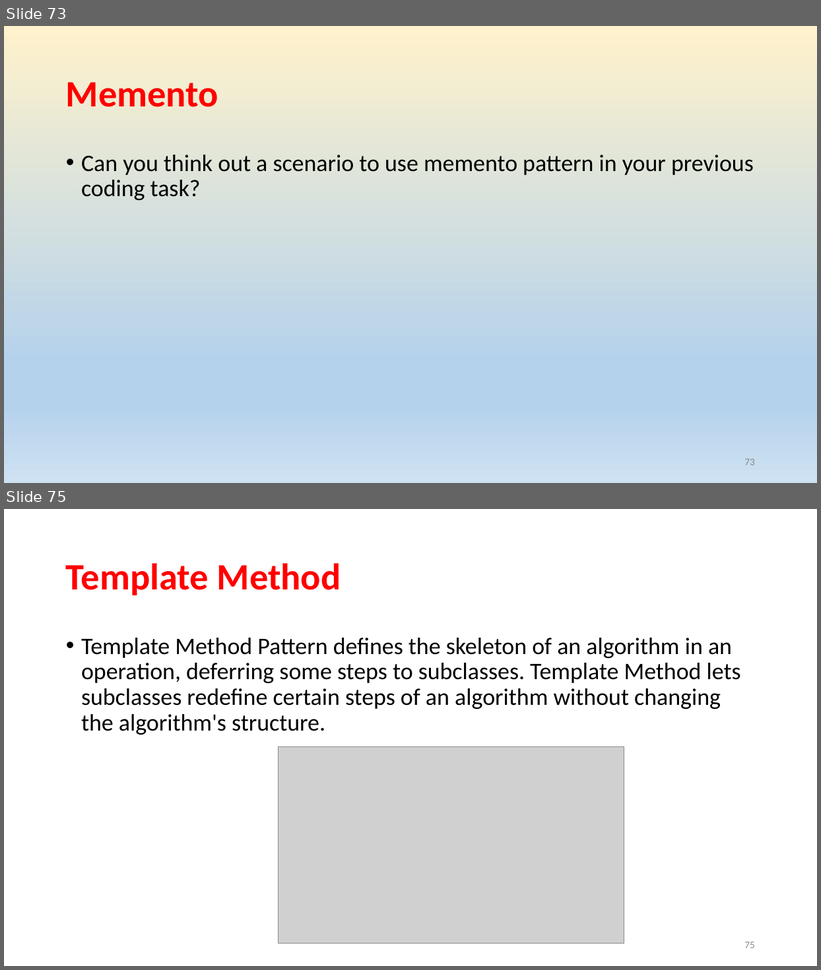
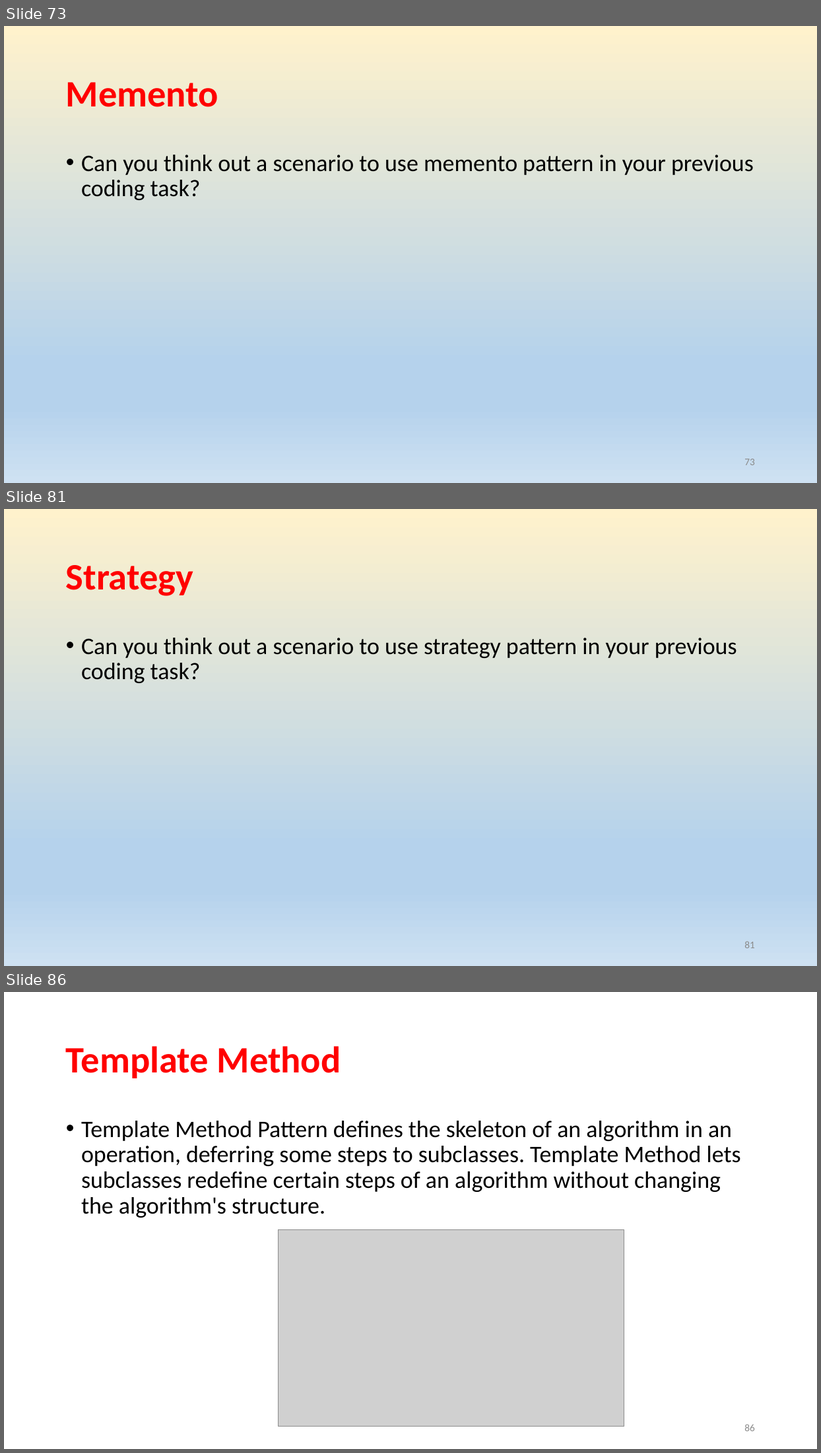
Before and after one commit to rainyheart/bjc-protoss-design_patten-demo, a slide deck: ppt/Design Patterns.pptx. Shown one above the other, each under a label of ours: slides 73 and 75 before the commit, slides 73, 81 and 86 after it; the slides between them are not shown. The pictures are 821x970 and 821x1453 pixels, drawn with LibreOffice and Linux fonts; fonts in the diff are those of the drawing; grey boxes stand for pictures. Boxes give left, top, right and bottom in pixels: in the first picture for what was removed or moved away, otherwise in the second. Text is boxed around its words. In the diff, an @@ line names an element or a change of style, - is before the commit and + after.

```diff
--- a/ppt/Design Patterns.pptx
+++ b/ppt/Design Patterns.pptx
@@ slide 81 added at box(4, 509, 817, 966), background gradient #FFF2CC to #B5D2EC to #CEE1F2 @@
@@ title added at box(66, 565, 193, 596), 44 pt, text #FF0000, bold @@
+Strategy
@@ text added at box(81, 638, 737, 683), 28 pt, text #000000 @@
+• Can you think out a scenario to use strategy pattern in your previous coding task?
@@ page number added at box(745, 941, 755, 949), 12 pt, text #8C8C8C @@
+81
@@ what was slide 75 is now slide 86 @@
@@ page number at box(745, 1424, 755, 1432): text changed @@
-75
+86
```
Also in this commit, not shown: 1 slide changed, 10 other slides added, 3 other files.
